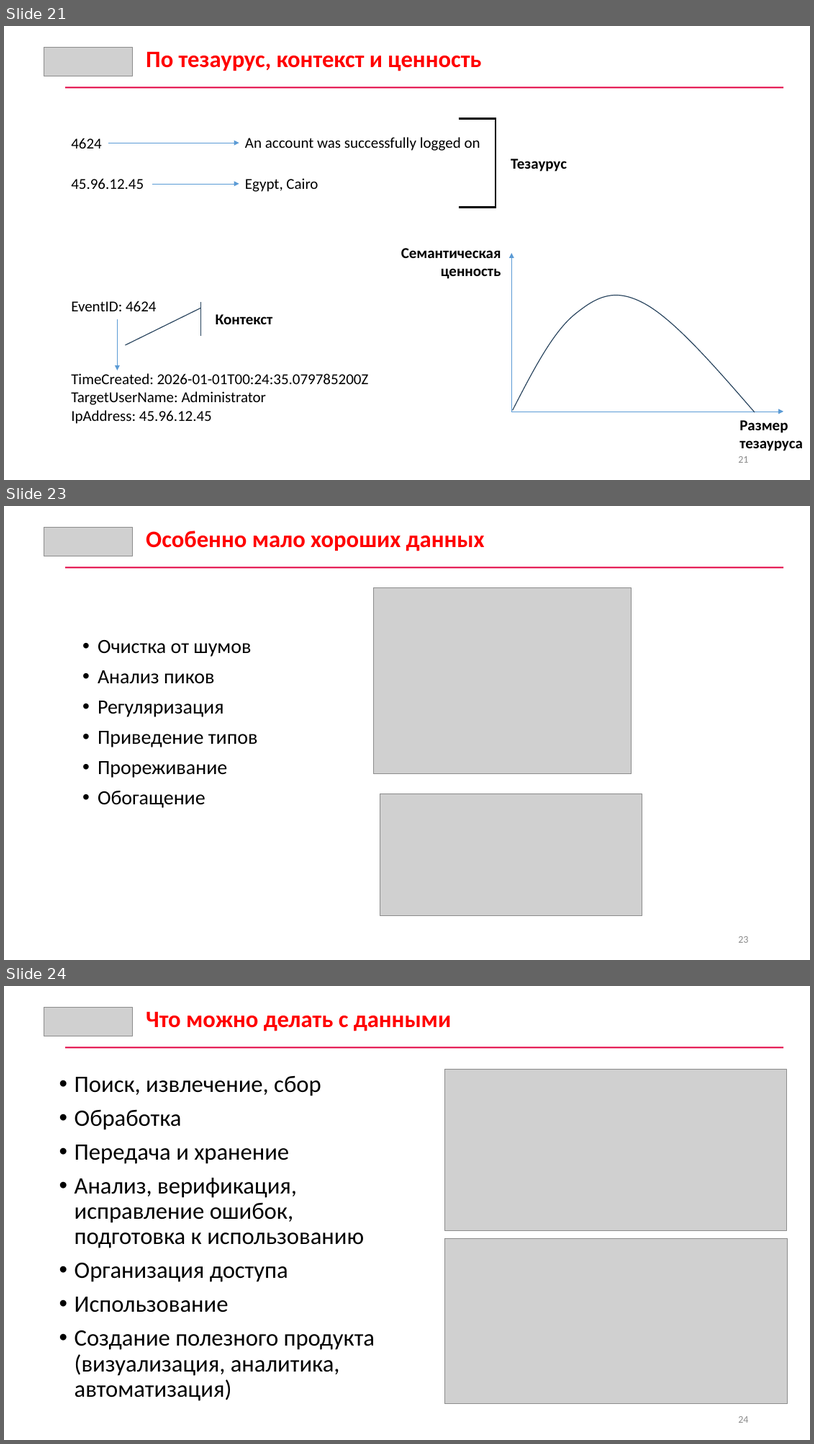
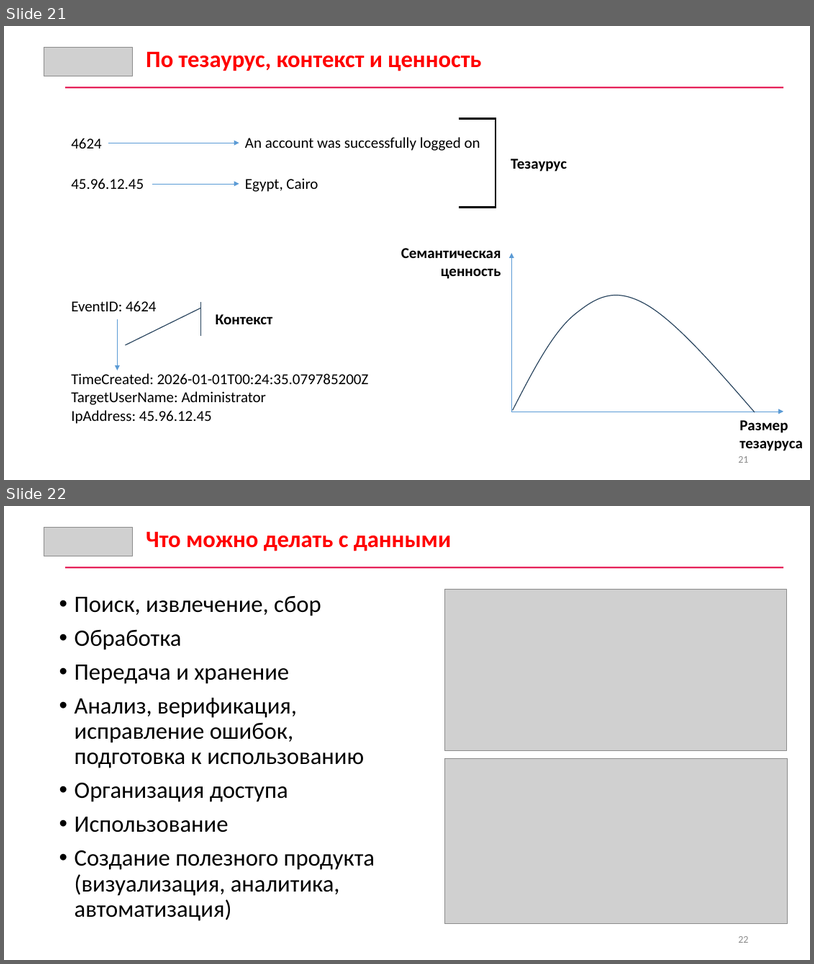
Before and after one commit to nick1982ad/CS_Data_analysis, a slide deck: Лекции/01. Введение. Основы аналитики данных.pptx. Shown one above the other, each under a label of ours: slides 21, 23 and 24 before the commit, slides 21 and 22 after it; the slides between them are not shown. The pictures are 814x1444 and 814x964 pixels, drawn with LibreOffice and Linux fonts; fonts in the diff are those of the drawing; grey boxes stand for pictures. Boxes give left, top, right and bottom in pixels: in the first picture for what was removed or moved away, otherwise in the second. Text is boxed around its words. In the diff, an @@ line names an element or a change of style, - is before the commit and + after.

```diff
--- a/Лекции/01. Введение. Основы аналитики данных.pptx
+++ b/Лекции/01. Введение. Основы аналитики данных.pptx
@@ slide 23 removed at [4, 506, 810, 960], background #FFFFFF @@
@@ picture removed at [44, 527, 133, 556] @@
@@ text removed at [146, 530, 485, 551] @@
-Особенно мало хороших данных
@@ rectangle removed at [65, 567, 784, 569] @@
@@ picture removed at [374, 587, 632, 774] @@
@@ text removed at [98, 640, 258, 808] @@
-• Очистка от шумов
-• Анализ пиков
-• Регуляризация
-• Приведение типов
-• Прореживание
-• Обогащение
@@ picture removed at [381, 793, 642, 916] @@
@@ page number removed at [738, 936, 748, 942] @@
-23
@@ what was slide 24 is now slide 22 @@
@@ page number at [738, 936, 748, 942]: text changed @@
-24
+22
```
Also in this commit, not shown: 1 slide changed, 3 other slides removed.
